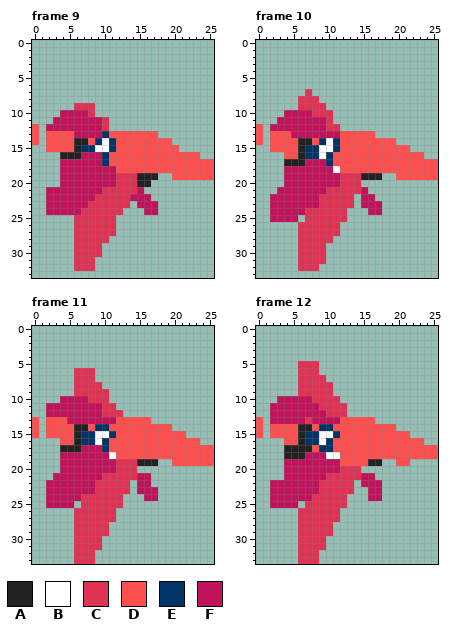
Pixel-art file, stored at Resources/wip/player/newplayer.aseprite. Above is the file before it was changed.
26x34 pixels, 17 frames. Shown: frame 9, frame 10, frame 11, frame 12. The commit also changed other frames, which this record leaves out.
Palette (. is transparent): A #222222  B #ffffff  C #e03254  D #ff4f4f  E #003366  F #bf135b
The result:
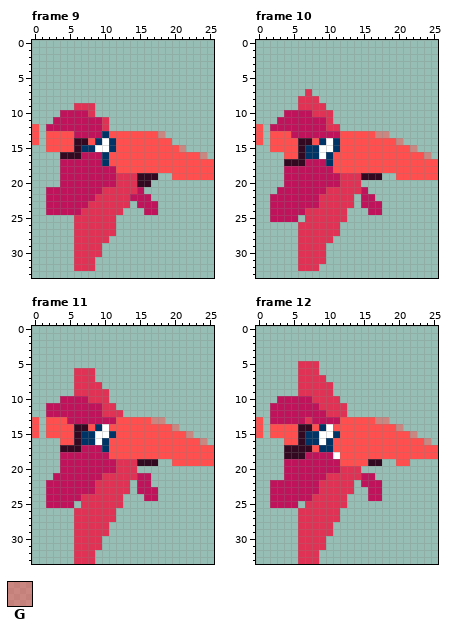
Colours new in this view: G #ff4f4f7f
From old to new:
Colour A changes from #222222 to #330821.
Frame 9:
There is now colour G in row 13 at x 18; in row 15 at x 21; in row 16 at x 24.
Frame 10:
The edit turns colour B into colour D in row 18 at x 11.
There is now colour G in row 13 at x 17 to 18; in row 14 at x 20; in row 15 at x 22; in row 16 at x 24.
Frame 11:
The edit turns colour E into colour B in row 14 at x 10.
The edit turns colour B into colour D in row 18 at x 11.
There is now colour G in row 13 at x 17 to 18; in row 14 at x 20; in row 15 at x 22; in row 16 at x 24.
Frame 12:
The edit turns colour E into colour B in row 14 at x 10.
The edit turns colour B into colour F in row 18 at x 10.
There is now colour G in row 13 at x 17 to 18; in row 14 at x 20; in row 15 at x 22; in row 16 at x 24.
